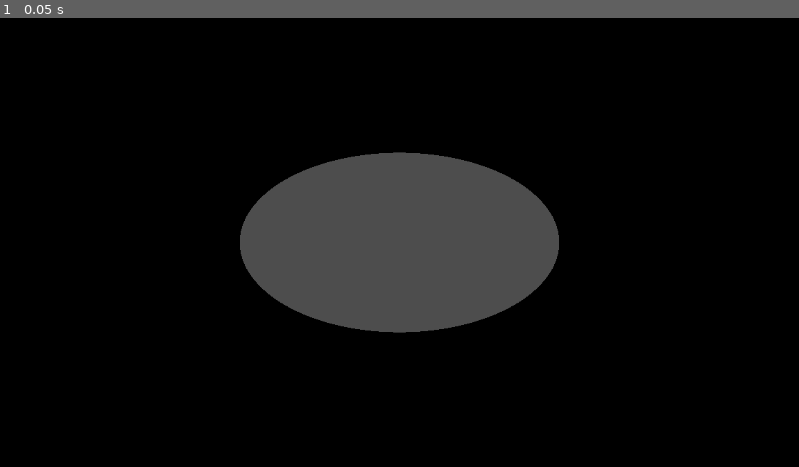
Above: before the commit, frame 1.
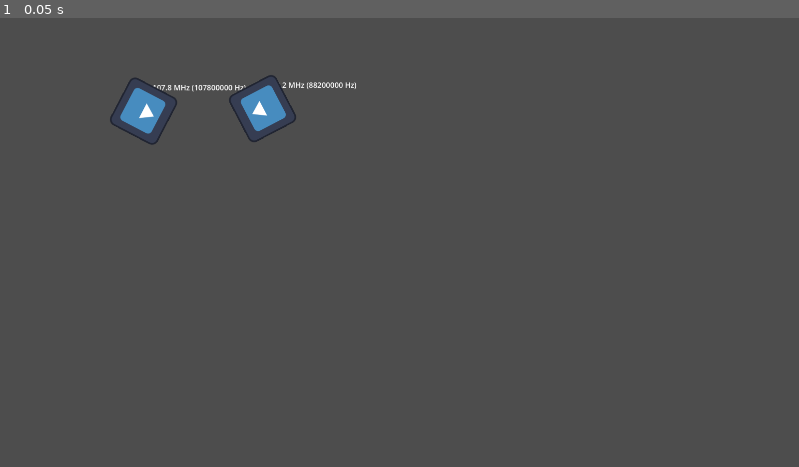
Above: after the commit, the same moment.

Repository: regularuseless/Hackyeah2025
Game: Godot game, scene res://Scenes/Radio_puzzle.tscn
Two runs of this game, one before a commit and one after it. Both use one fixed random seed, a clock stepped at 60 frames per second and the inputs below. Before the commit the project starts from res://Scenes/Test-FieldofView.tscn. The engine's default icon, where the game draws it, is replaced by a stand-in: a white triangle on a blue panel in a dark square.
Inputs:
- Up to frame 1 (0.05 s): no input

The runs differ from the first frame. In frame 1, 87% of the frame differs, in the area x 0-100%, y 0-100%.

Commit message:
radio demo

Diff:
--- /dev/null
+++ b/don't-blink/Resources/Scripts/player_movement.gd
@@ -0,0 +1,60 @@
+# Player.gd
+extends CharacterBody2D
+
+
+@export var walk_speed := 160.0
+@export var sprint_multiplier := 1.8
+@export var stop_radius := 2.0  # odległość, przy której uznajemy, że doszliśmy
+
+# Stamina
+@export var stamina_max := 100.0
+@export var stamina_drain := 30.0
+@export var stamina_regen := 20.0
+@export var stamina_regen_delay := 0.5
+
+var stamina := 100.0
+var _time_since_sprint := 9999.0
+
+# Ruch on
+var _has_target := false
+var _target := Vector2.ZERO
+
+func _ready() -> void:
+	stamina = stamina_max
+
+func _unhandled_input(event: InputEvent) -> void:
+	# LPM: ustaw nowy cel marszu
+	if event is InputEventMouseButton and event.button_index == MOUSE_BUTTON_LEFT and event.pressed:
+		_target = get_global_mouse_position()
+		_has_target = true
+
+func _physics_process(delta: float) -> void:
+	var sprinting := false
+	var speed := walk_speed
+
+	if _has_target:
+		var to_target := _target - global_position
+		if to_target.length() <= stop_radius:
+			_has_target = false
+			velocity = Vector2.ZERO
+		else:
+			var dir := to_target.normalized()
+			# Sprint tylko gdy trzymasz "sprint" i masz staminy > 0
+			if Input.is_action_pressed("sprint") and stamina > 0.1:
+				sprinting = true
+				speed *= sprint_multiplier
+				stamina = max(0.0, stamina - stamina_drain * delta)
+				_time_since_sprint = 0.0
+
+			velocity = dir * speed
+			move_and_slide()
+	else:
+		velocity = Vector2.ZERO
+
+	# Regen staminy z opóźnieniem po sprintowaniu
+	if sprinting:
+		_time_since_sprint = 0.0
+	else:
+		_time_since_sprint += delta
+		if _time_since_sprint >= stamina_regen_delay:
+			stamina = min(stamina_max, stamina + stamina_regen * delta)
--- /dev/null
+++ b/don't-blink/Resources/Scripts/radio.gd
@@ -0,0 +1,117 @@
+extends Node2D
+
+# --- zakres strojenia ---
+@export var min_freq: float = 88.0
+@export var max_freq: float = 108.0
+
+# --- cele i tolerancje ---
+@export var target_freq_a: float = 100.1
+@export var target_freq_b: float = 101.1
+@export var tolerance_a: float = 0.25
+@export var tolerance_b: float = 0.25
+
+# --- kąt gałek ---
+@export var angle_min: float = -120.0
+@export var angle_max: float = 120.0
+
+# --- debugowy podgląd częstotliwości ---
+@export var show_debug_text: bool = true
+@export var debug_text_size: int = 18
+@export var debug_offset_a: Vector2 = Vector2(0, -50)
+@export var debug_offset_b: Vector2 = Vector2(0, -50)
+
+@onready var knob_a: Node2D = $KnobA
+@onready var knob_b: Node2D = $KnobB
+@onready var area_a: Area2D = $KnobA/Area2D
+@onready var area_b: Area2D = $KnobB/Area2D
+@onready var noise_player: AudioStreamPlayer2D = $NoisePlayer
+@onready var msg_player: AudioStreamPlayer2D = $MessagePlayer
+
+var current_freq_a: float
+var current_freq_b: float
+var _dragging_idx: int = -1
+var _both_prev: bool = false
+
+func _ready() -> void:
+	current_freq_a = clampf((min_freq + max_freq) * 0.45, min_freq, max_freq)
+	current_freq_b = clampf((min_freq + max_freq) * 0.55, min_freq, max_freq)
+	_set_knob_from_freq(0, current_freq_a)
+	_set_knob_from_freq(1, current_freq_b)
+
+	noise_player.play()  # startowo szum
+	msg_player.stop()
+
+	area_a.input_event.connect(func(_vp, e, _s): _on_knob_input(0, e))
+	area_b.input_event.connect(func(_vp, e, _s): _on_knob_input(1, e))
+
+	_update_audio_state()
+	queue_redraw()
+
+func _on_knob_input(idx: int, event: InputEvent) -> void:
+	if event is InputEventMouseButton and event.button_index == MOUSE_BUTTON_LEFT:
+		_dragging_idx = idx if event.pressed else -1
+		if event.pressed:
+			_update_knob_to_mouse(idx)
+	elif event is InputEventMouseMotion and _dragging_idx == idx:
+		_update_knob_to_mouse(idx)
+
+func _unhandled_input(event: InputEvent) -> void:
+	if event is InputEventMouseButton and event.button_index == MOUSE_BUTTON_LEFT and not event.pressed:
+		_dragging_idx = -1
+	elif event is InputEventMouseMotion and _dragging_idx != -1:
+		_update_knob_to_mouse(_dragging_idx)
+
+func _update_knob_to_mouse(idx: int) -> void:
+	var knob: Node2D = knob_a if idx == 0 else knob_b
+	var ang := (get_global_mouse_position() - knob.global_position).angle()
+	var deg := rad_to_deg(ang)
+	var clamped := clampf(deg, angle_min, angle_max)
+	knob.rotation_degrees = clamped
+
+	var t := inverse_lerp(angle_min, angle_max, clamped)     # 0..1
+	var f := lerpf(min_freq, max_freq, clampf(t, 0.0, 1.0))
+	if idx == 0:
+		current_freq_a = f
+	else:
+		current_freq_b = f
+
+	_update_audio_state()
+	queue_redraw()
+
+func _set_knob_from_freq(idx: int, f: float) -> void:
+	var knob: Node2D = knob_a if idx == 0 else knob_b
+	var t := inverse_lerp(min_freq, max_freq, clampf(f, min_freq, max_freq))
+	var deg := lerpf(angle_min, angle_max, clampf(t, 0.0, 1.0))
+	knob.rotation_degrees = deg
+
+func _is_in_band(f: float, target: float, tol: float) -> bool:
+	return absf(f - target) <= tol
+
+func _update_audio_state() -> void:
+	var ok_a := _is_in_band(current_freq_a, target_freq_a, tolerance_a)
+	var ok_b := _is_in_band(current_freq_b, target_freq_b, tolerance_b)
+	var both := ok_a and ok_b
+
+	if both and not _both_prev:
+		if noise_player.playing: noise_player.stop()
+		msg_player.stop()
+		msg_player.play(0.0)
+	elif not both and _both_prev:
+		if msg_player.playing: msg_player.stop()
+		noise_player.play()
+
+	_both_prev = both
+
+# ---------- DEBUG TEKST (Hz/MHz) ----------
+func _draw() -> void:
+	if not show_debug_text:
+		return
+	var font: Font = ThemeDB.fallback_font
+	var txt_a := _fmt_freq("A", current_freq_a)
+	var txt_b := _fmt_freq("B", current_freq_b)
+	draw_string(font, knob_a.position + debug_offset_a, txt_a, HORIZONTAL_ALIGNMENT_LEFT, -1.0, debug_text_size)
+	draw_string(font, knob_b.position + debug_offset_b, txt_b, HORIZONTAL_ALIGNMENT_LEFT, -1.0, debug_text_size)
+
+func _fmt_freq(label: String, f: float) -> String:
+	var hz := int(round(f * 1_000_000.0))
+	return "%s: %s MHz (%d Hz)" % [label, String.num(f, 2), hz]
--- /dev/null
+++ b/don't-blink/Scenes/Radio_puzzle.tscn
@@ -0,0 +1,43 @@
+[gd_scene load_steps=7 format=3 uid="uid://braya0v3mtqpa"]
+
+[ext_resource type="Script" uid="uid://b8gik6yb0dduh" path="res://Resources/Scripts/radio.gd" id="1_nfvw5"]
+[ext_resource type="Texture2D" uid="uid://cirwwx8jkt04w" path="res://icon.svg" id="2_ly0w5"]
+[ext_resource type="AudioStream" uid="uid://cpcfji1t4iggy" path="res://Resources/Assets/Sounds/noise.ogg" id="2_prr26"]
+[ext_resource type="AudioStream" uid="uid://d0dnn6cdrjkok" path="res://Resources/Assets/Sounds/message.ogg" id="3_jes5u"]
+
+[sub_resource type="CircleShape2D" id="CircleShape2D_prr26"]
+
+[sub_resource type="CircleShape2D" id="CircleShape2D_jes5u"]
+
+[node name="Radio" type="Node2D"]
+script = ExtResource("1_nfvw5")
+
+[node name="KnobA" type="Node2D" parent="."]
+position = Vector2(631, 218)
+
+[node name="KnobSprite" type="Sprite2D" parent="KnobA"]
+texture = ExtResource("2_ly0w5")
+
+[node name="Area2D" type="Area2D" parent="KnobA"]
+
+[node name="CollisionShape2D" type="CollisionShape2D" parent="KnobA/Area2D"]
+shape = SubResource("CircleShape2D_prr26")
+
+[node name="KnobB" type="Node2D" parent="."]
+position = Vector2(345, 224)
+
+[node name="KnobSprite" type="Sprite2D" parent="KnobB"]
+texture = ExtResource("2_ly0w5")
+
+[node name="Area2D" type="Area2D" parent="KnobB"]
+
+[node name="CollisionShape2D" type="CollisionShape2D" parent="KnobB/Area2D"]
+shape = SubResource("CircleShape2D_jes5u")
+
+[node name="NoisePlayer" type="AudioStreamPlayer2D" parent="."]
+position = Vector2(303, -36)
+stream = ExtResource("2_prr26")
+
+[node name="MessagePlayer" type="AudioStreamPlayer2D" parent="."]
+position = Vector2(157, -32)
+stream = ExtResource("3_jes5u")
--- a/don't-blink/project.godot
+++ b/don't-blink/project.godot
@@ -11,6 +11,46 @@
 [application]
 
 config/name="Don't Blink"
-run/main_scene="uid://be8glf8e8gcfh"
+run/main_scene="uid://braya0v3mtqpa"
 config/features=PackedStringArray("4.5", "Forward Plus")
 config/icon="res://icon.svg"
+
+[display]
+
+window/size/viewport_width=1920
+window/size/viewport_height=1080
+
+[input]
+
+ui_left={
+"deadzone": 0.5,
+"events": [Object(InputEventKey,"resource_local_to_scene":false,"resource_name":"","device":-1,"window_id":0,"alt_pressed":false,"shift_pressed":false,"ctrl_pressed":false,"meta_pressed":false,"pressed":false,"keycode":65,"physical_keycode":0,"key_label":0,"unicode":97,"location":0,"echo":false,"script":null)
+, Object(InputEventJoypadButton,"resource_local_to_scene":false,"resource_name":"","device":0,"button_index":13,"pressure":0.0,"pressed":false,"script":null)
+, Object(InputEventJoypadMotion,"resource_local_to_scene":false,"resource_name":"","device":0,"axis":0,"axis_value":-1.0,"script":null)
+]
+}
+move_up={
+"deadzone": 0.2,
+"events": [Object(InputEventKey,"resource_local_to_scene":false,"resource_name":"","device":0,"window_id":0,"alt_pressed":false,"shift_pressed":false,"ctrl_pressed":false,"meta_pressed":false,"pressed":false,"keycode":0,"physical_keycode":87,"key_label":0,"unicode":0,"location":0,"echo":false,"script":null)
+]
+}
+move_down={
+"deadzone": 0.2,
+"events": [Object(InputEventKey,"resource_local_to_scene":false,"resource_name":"","device":0,"window_id":0,"alt_pressed":false,"shift_pressed":false,"ctrl_pressed":false,"meta_pressed":false,"pressed":false,"keycode":0,"physical_keycode":83,"key_label":0,"unicode":0,"location":0,"echo":false,"script":null)
+]
+}
+move_right={
+"deadzone": 0.2,
+"events": [Object(InputEventKey,"resource_local_to_scene":false,"resource_name":"","device":-1,"window_id":0,"alt_pressed":false,"shift_pressed":false,"ctrl_pressed":false,"meta_pressed":false,"pressed":false,"keycode":0,"physical_keycode":68,"key_label":0,"unicode":100,"location":0,"echo":false,"script":null)
+]
+}
+move_left={
+"deadzone": 0.2,
+"events": [Object(InputEventKey,"resource_local_to_scene":false,"resource_name":"","device":-1,"window_id":0,"alt_pressed":false,"shift_pressed":false,"ctrl_pressed":false,"meta_pressed":false,"pressed":false,"keycode":0,"physical_keycode":65,"key_label":0,"unicode":97,"location":0,"echo":false,"script":null)
+]
+}
+sprint={
+"deadzone": 0.2,
+"events": [Object(InputEventKey,"resource_local_to_scene":false,"resource_name":"","device":-1,"window_id":0,"alt_pressed":false,"shift_pressed":false,"ctrl_pressed":false,"meta_pressed":false,"pressed":false,"keycode":0,"physical_keycode":4194325,"key_label":0,"unicode":0,"location":0,"echo":false,"script":null)
+]
+}
Not shown, added: don't-blink/Resources/Assets/Sounds/message.ogg.import
Not shown, added: don't-blink/Resources/Assets/Sounds/noise.ogg.import
Not shown, added: don't-blink/Resources/Scripts/player_movement.gd.uid
Not shown, added: don't-blink/Resources/Scripts/radio.gd.uid
Not shown, added: don't-blink/Resources/Assets/Sounds/message.ogg
Not shown, added: don't-blink/Resources/Assets/Sounds/noise.ogg
